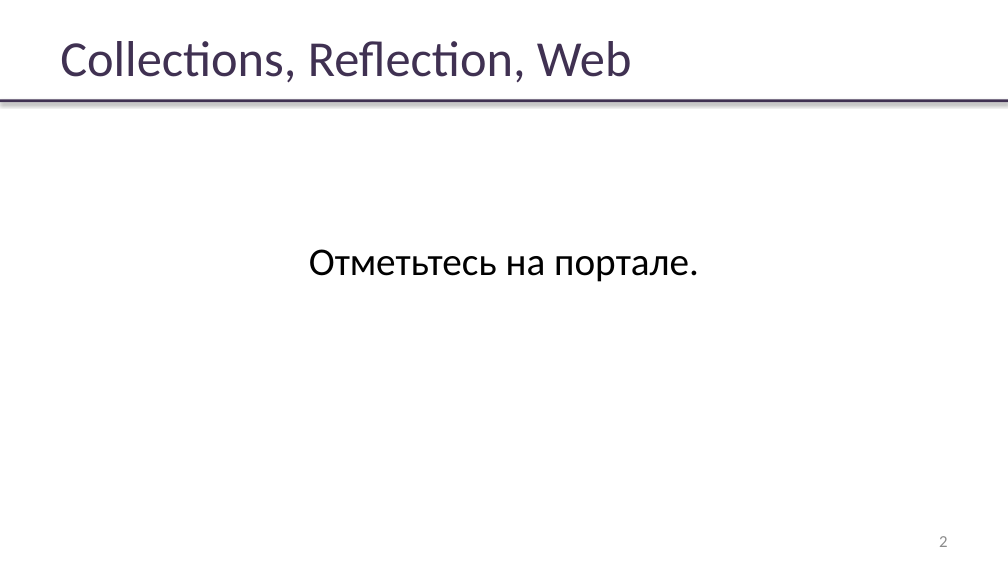
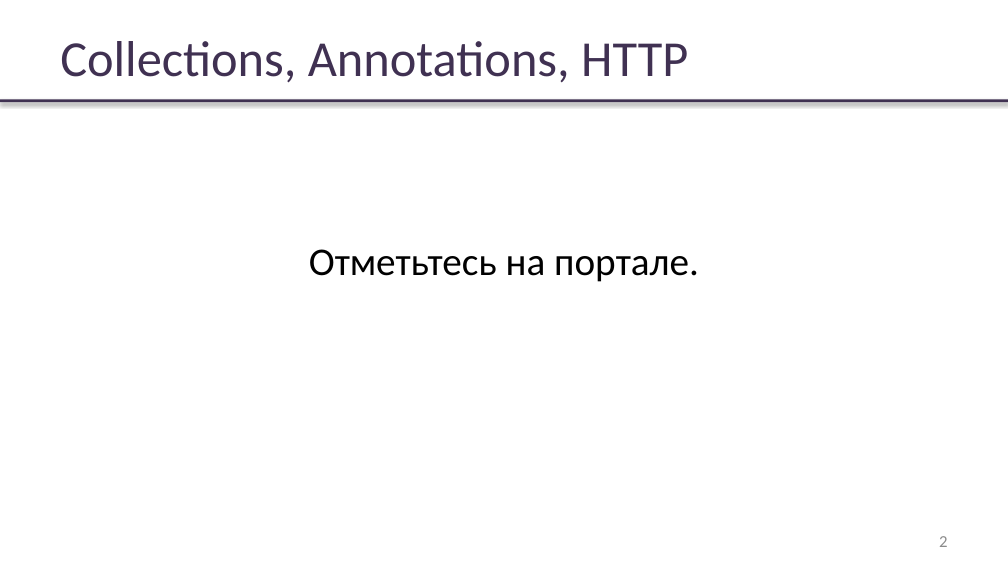
Before and after one commit to rybalkinsd/atom, a slide deck: slide 2 of lecture3/presentation/lecture03.pptx. Drawn at 1008x567 pixels with LibreOffice and Linux fonts; fonts in the diff are those of the drawing; background and template pictures are left out. Boxes give left, top, right and bottom in pixels: in the first picture for what was removed or moved away, otherwise in the second. Text is boxed around its words. In the diff, an @@ line names an element or a change of style, - is before the commit and + after.

Commit message:
lecture3 presentation done

```diff
--- a/lecture3/presentation/lecture03.pptx
+++ b/lecture3/presentation/lecture03.pptx
@@ text at (60, 41, 688, 83): text changed @@
-Collections, Reflection, Web
+Collections, Annotations, HTTP
```
Also in this commit, not shown: 9 other slides changed, 13 slides added, 23 slides removed, 1 other file.
